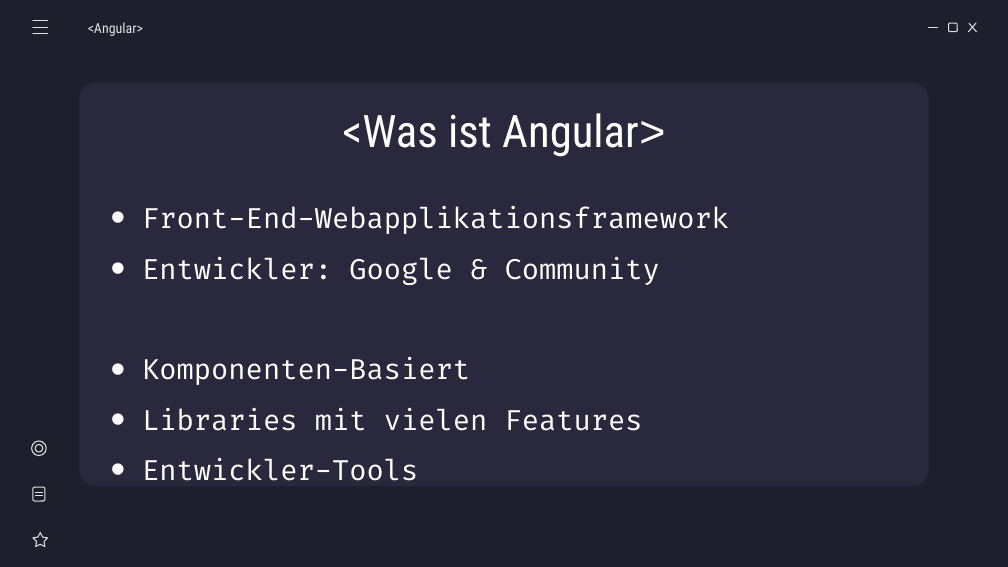
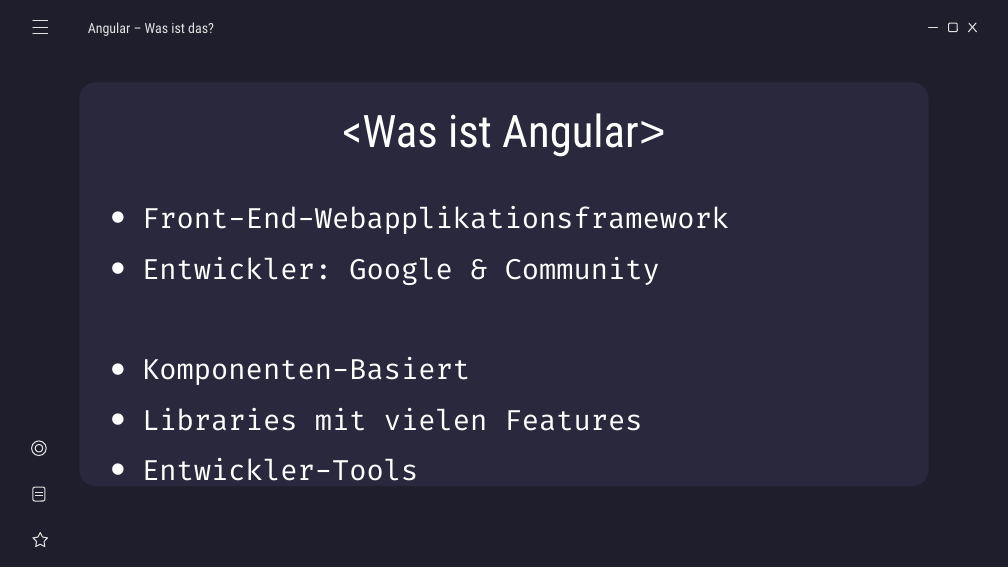
Before and after one commit to miwied/web-based-database-manager, a slide deck: slide 18 of documentation/required documents/Presentation/Webasierter Datenkbankmanager - Präsentation.pptx. Drawn at 1008x567 pixels with LibreOffice and Linux fonts; fonts in the diff are those of the drawing. Boxes give left, top, right and bottom in pixels: in the first picture for what was removed or moved away, otherwise in the second. Text is boxed around its words. In the diff, an @@ line names an element or a change of style, - is before the commit and + after.

```diff
--- a/documentation/required documents/Presentation/Webasierter Datenkbankmanager - Präsentation.pptx
+++ b/documentation/required documents/Presentation/Webasierter Datenkbankmanager - Präsentation.pptx
@@ subtitle at [88,22,214,36]: text changed @@
-<Angular>
+Angular – Was ist das?
```
Also in this commit, not shown: 3 other slides changed, 1 slide added.
